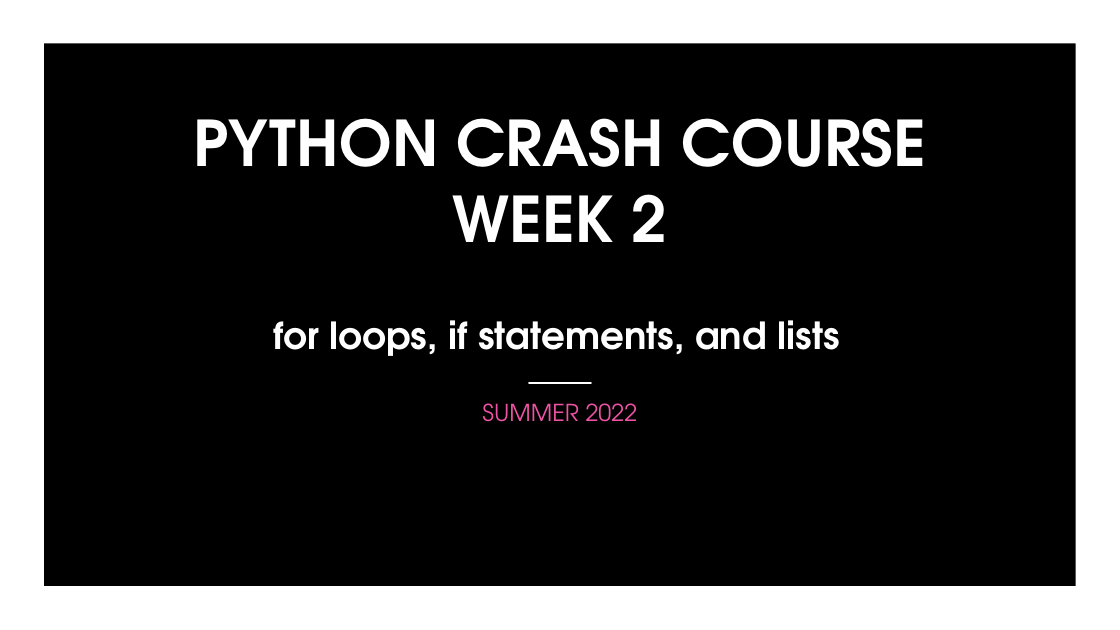
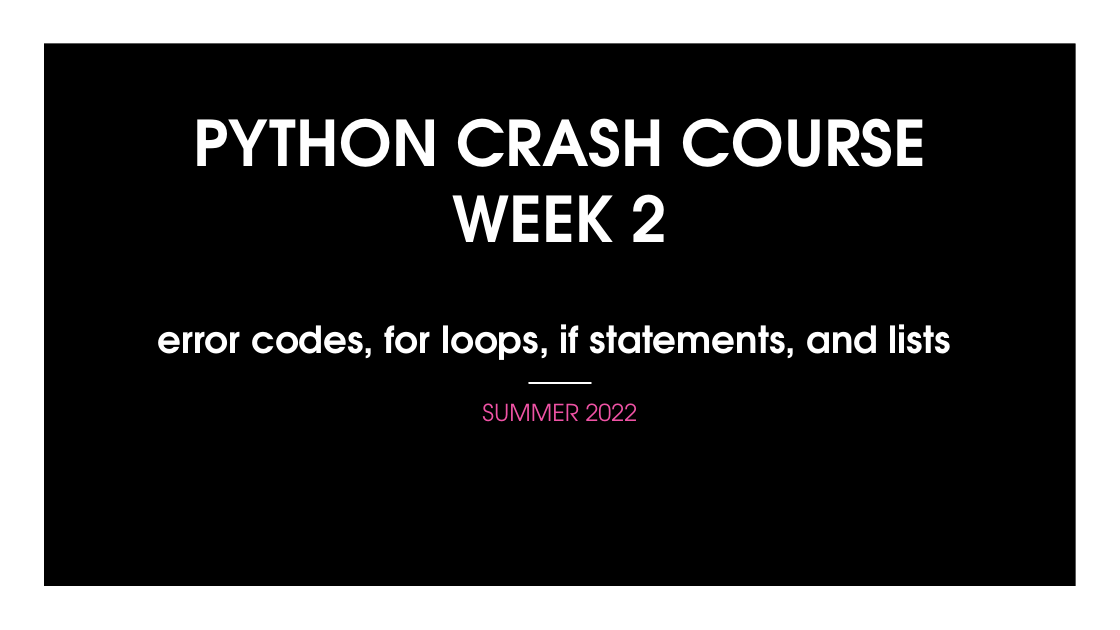
Before and after one commit to jmartineau1993/Intro-to-Python, a slide deck: slide 1 of PPTs/Week2.pptx. Drawn at 1120x630 pixels with LibreOffice and Linux fonts; fonts in the diff are those of the drawing; background and template pictures are left out. Boxes give left, top, right and bottom in pixels: in the first picture for what was removed or moved away, otherwise in the second. Text is boxed around its words. In the diff, an @@ line names an element or a change of style, - is before the commit and + after.

Commit message:
Finished the Week 2 PPT, exercises, and solutions

```diff
--- a/PPTs/Week2.pptx
+++ b/PPTs/Week2.pptx
@@ text at [158, 324, 951, 360]: text changed @@
-for loops, if statements, and lists
+error codes, for loops, if statements, and lists
```
Also in this commit, not shown: 10 other slides changed, 22 slides added, 3 slides removed, 3 other files.
